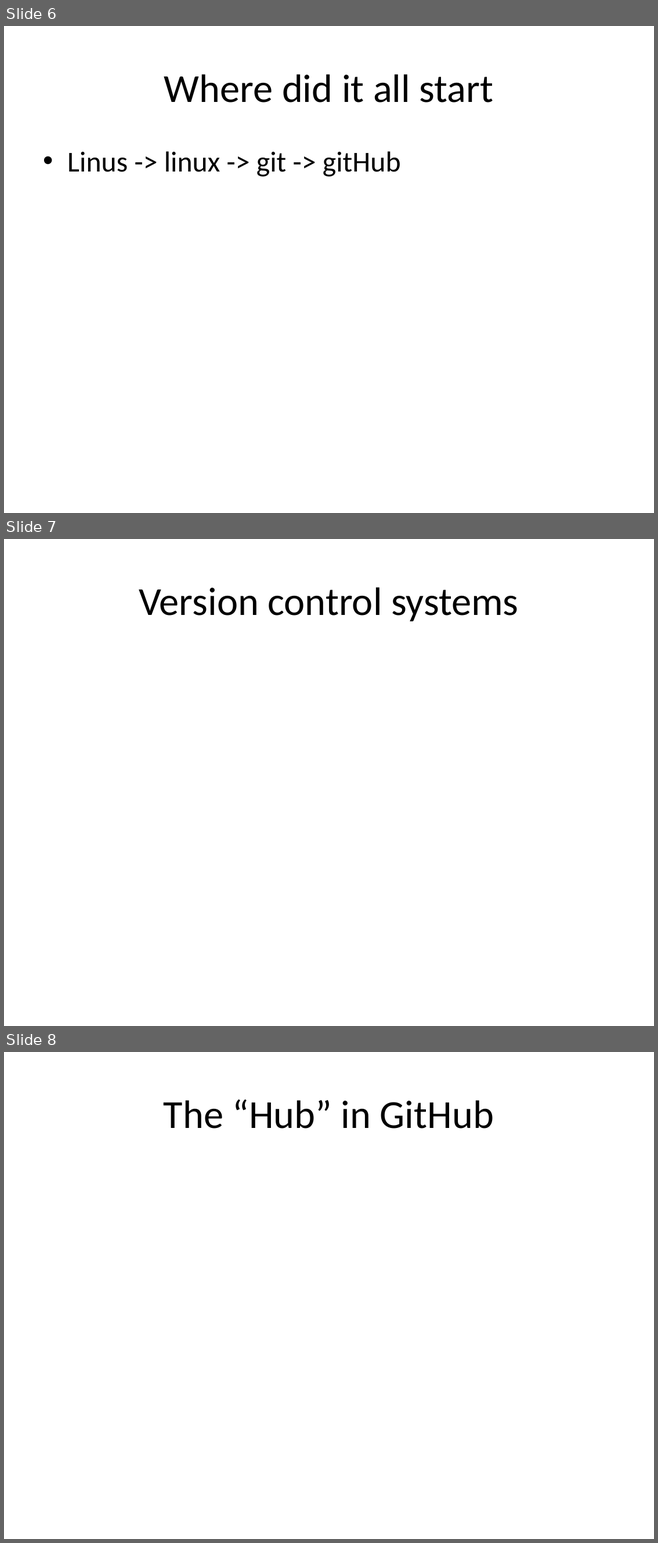
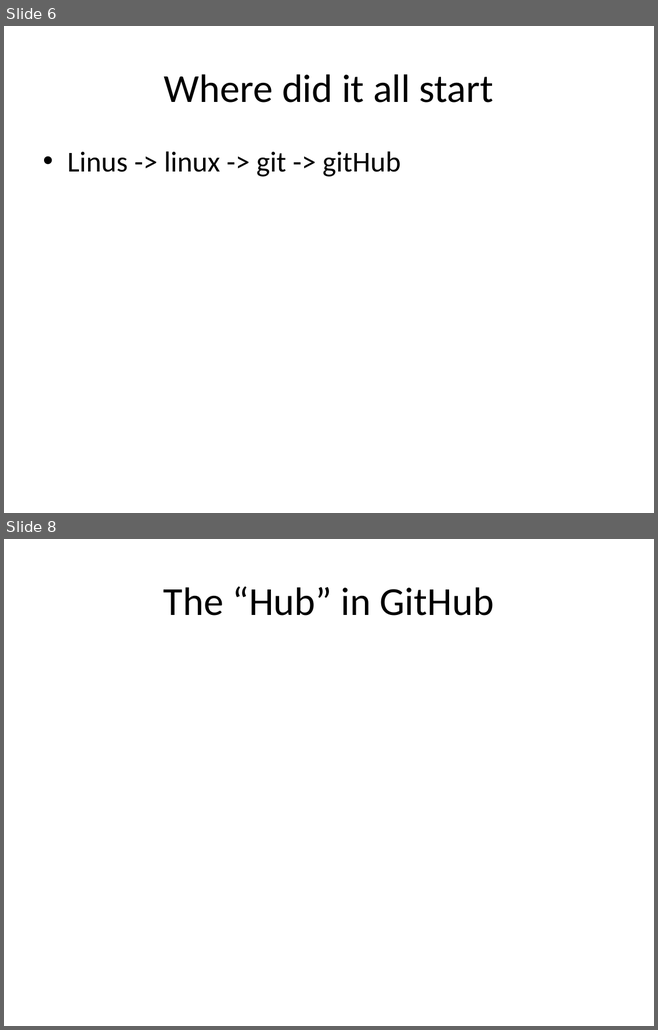
Before and after one commit to krzysztofkaluzny/codeweek, a slide deck: GitHub - Talk .pptx. Shown one above the other, each under a label of ours: slides 6, 7 and 8 before the commit, slides 6 and 8 after it; the slides between them are not shown. The pictures are 658x1543 and 658x1030 pixels, drawn with LibreOffice and Linux fonts; fonts in the diff are those of the drawing. Boxes give left, top, right and bottom in pixels: in the first picture for what was removed or moved away, otherwise in the second. Text is boxed around its words. In the diff, an @@ line names an element or a change of style, - is before the commit and + after.

```diff
--- a/GitHub - Talk .pptx
+++ b/GitHub - Talk .pptx
@@ slide 7 removed at [4, 539, 654, 1026], background #FFFFFF @@
@@ title removed at [139, 587, 518, 621] @@
-Version control systems
```
Also in this commit, not shown: 3 slides changed, 4 slides added, 3 other slides removed.
